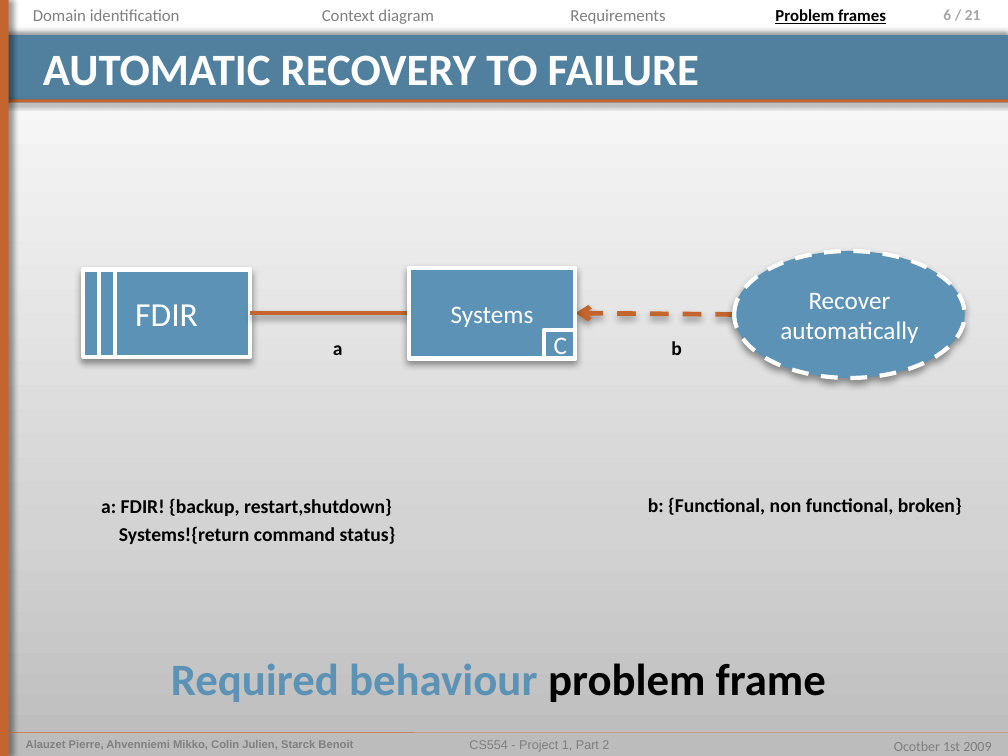
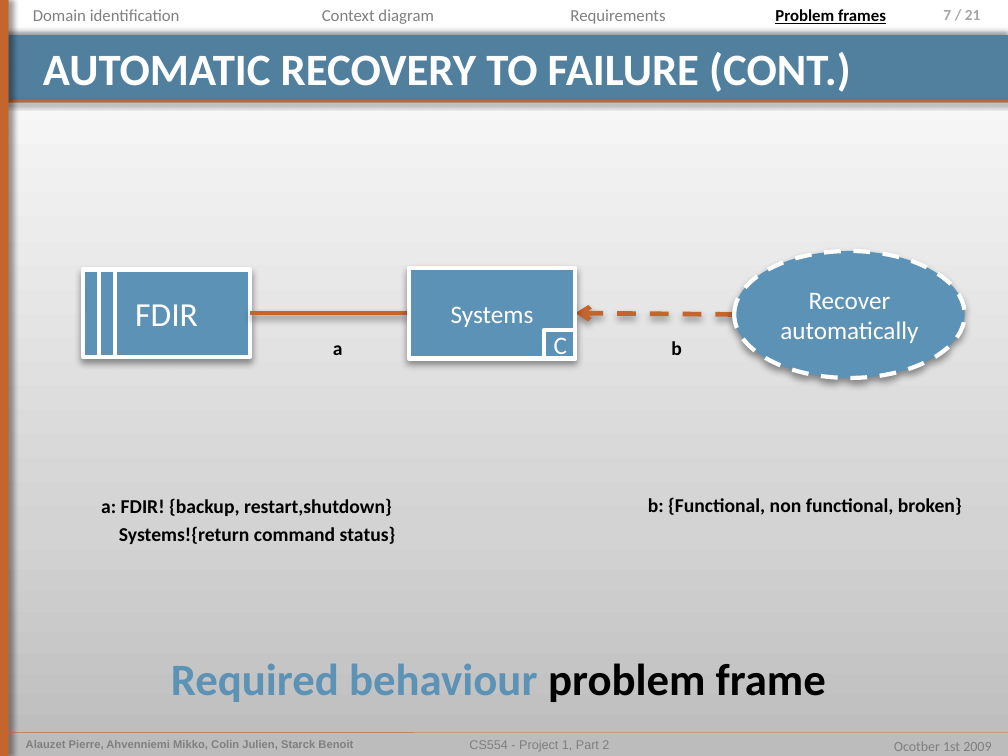
Before and after one commit to pierrealauzet/euroteam, a slide deck: slide 7 of Project 1/Part 2/CS554_EuroTeam_Problem_Frames.pptx (slide 6 before the commit). Drawn at 1008x756 pixels with LibreOffice and Linux fonts; fonts in the diff are those of the drawing. Boxes give left, top, right and bottom in pixels: in the first picture for what was removed or moved away, otherwise in the second. Text is boxed around its words. In the diff, an @@ line names an element or a change of style, - is before the commit and + after.

```diff
--- a/Project 1/Part 2/CS554_EuroTeam_Problem_Frames.pptx
+++ b/Project 1/Part 2/CS554_EuroTeam_Problem_Frames.pptx
@@ page number at bbox=[943, 10, 981, 20]: text changed @@
-6 / 21
+7 / 21
@@ title at bbox=[43, 52, 851, 92]: text changed @@
-AUTOMATIC RECOVERY TO FAILURE
+AUTOMATIC RECOVERY TO FAILURE (CONT.)
```
Also in this commit, not shown: 15 other slides changed, 1 slide added, 1 other file.
